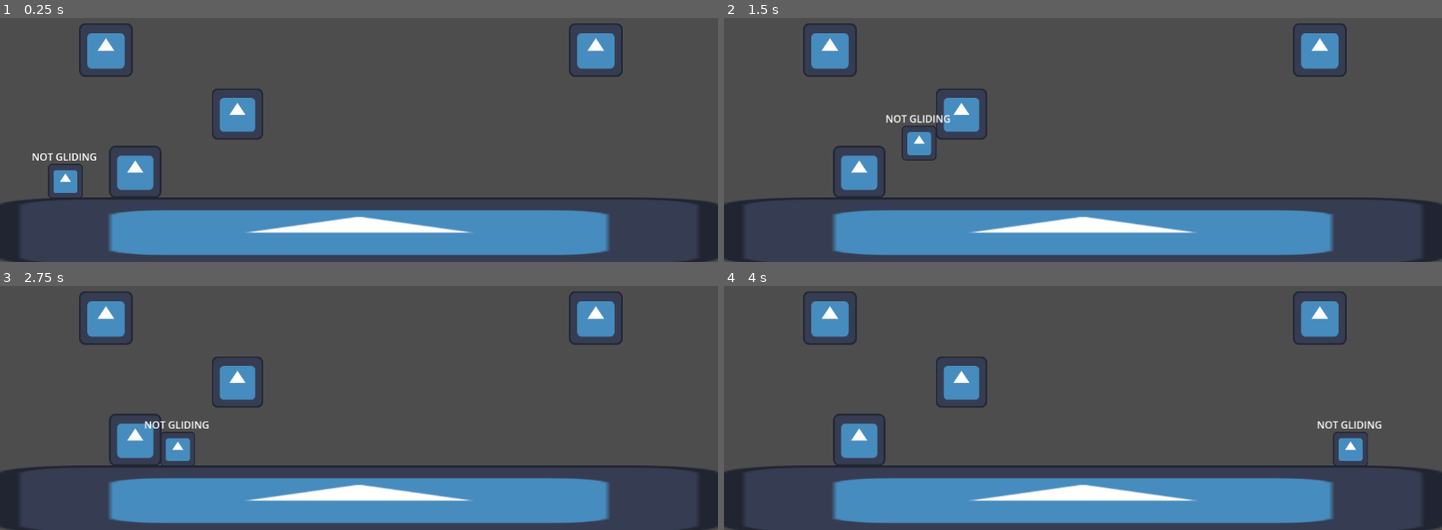
Above: before the commit, frames 1-4 (two rows, left to right).
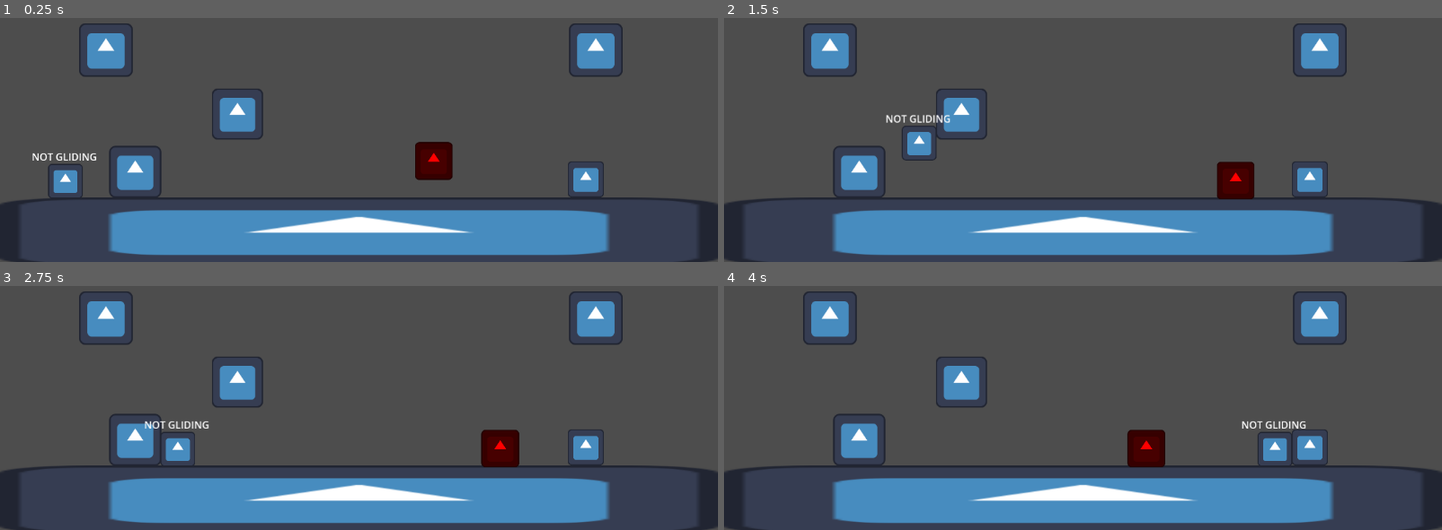
Above: after the commit, the same moments.

Repository: conor-wilson/dr-shrink
Game: Godot game, scene res://scenes/main.tscn
Two runs of this game, one before a commit and one after it. Both use one fixed random seed, a clock stepped at 60 frames per second and the inputs below. The engine's default icon, where the game draws it, is replaced by a stand-in: a white triangle on a blue panel in a dark square.
Inputs:
- Up to frame 1 (0.25 s): no input
- Up to frame 2 (1.5 s): hold Right (Right) from 0.53 s (still down); tap Space (Jump) at 0.77 s
- Up to frame 3 (2.75 s): tap Space (Jump) at 1.52 s; release Right (Right) at 2.03 s; hold Left (Left) from 2.03 s (still down)
- Up to frame 4 (4 s): release Left (Left) at 2.78 s; hold Right (Right) from 2.78 s (still down); tap Space (Jump) at 3.02, 3.77 s

The runs differ from the first frame. In frame 1, 1.3% of the frame differs, in the area x 57-85%, y 50-74%; in frame 2, 1.3%; in frame 3, 1.3%; in frame 4, 2.4%, in the area x 56-92%, y 55-75%.

Commit message:
Added basic Rat scene

Diff:
--- a/shrinker/shrinker/scenes/main.tscn
+++ b/shrinker/shrinker/scenes/main.tscn
@@ -1,7 +1,8 @@
-[gd_scene load_steps=3 format=3 uid="uid://dvedm0us3v54"]
+[gd_scene load_steps=4 format=3 uid="uid://dvedm0us3v54"]
 
 [ext_resource type="PackedScene" uid="uid://bine8ows64qgc" path="res://scenes/levels/platform.tscn" id="1_x66ke"]
 [ext_resource type="PackedScene" uid="uid://qqpy727wo2k3" path="res://scenes/entities/player.tscn" id="2_yg8x5"]
+[ext_resource type="PackedScene" uid="uid://cu4lgm6j38g3t" path="res://scenes/rat.tscn" id="3_h4ul5"]
 
 [node name="Main" type="Node2D"]
 
@@ -25,8 +26,15 @@
 position = Vector2(956, 307)
 scale = Vector2(0.676732, 0.676732)
 
+[node name="Platform6" parent="." instance=ExtResource("1_x66ke")]
+position = Vector2(940, 515)
+scale = Vector2(0.457966, 0.457966)
+
 [node name="Player" parent="." instance=ExtResource("2_yg8x5")]
 position = Vector2(110, 513)
 walk_speed = 600.0
 gravity_multiplier = 1.5
 glide_effect = 0.25
+
+[node name="Rat" parent="." instance=ExtResource("3_h4ul5")]
+position = Vector2(671, 457)
--- /dev/null
+++ b/shrinker/shrinker/scenes/rat.gd
@@ -0,0 +1,21 @@
+extends CharacterBody2D
+
+var health := 2
+var direction_x := 1
+@export var speed := 100
+
+func _process(delta : float):
+	position.x += speed * direction_x * delta
+
+func _physics_process(delta: float) -> void:
+	apply_gravity(delta)
+	move_and_slide()
+
+func apply_gravity(delta: float):
+	if not is_on_floor():
+		var vel_due_to_gravity:Vector2 = get_gravity() * delta
+		velocity += vel_due_to_gravity
+
+func _on_boarder_area_body_entered(body: Node2D) -> void:
+	if body is not CharacterBody2D:
+		direction_x = -direction_x
--- /dev/null
+++ b/shrinker/shrinker/scenes/rat.tscn
@@ -0,0 +1,30 @@
+[gd_scene load_steps=5 format=3 uid="uid://cu4lgm6j38g3t"]
+
+[ext_resource type="Script" path="res://scenes/rat.gd" id="1_026t1"]
+[ext_resource type="Texture2D" uid="uid://jav6v607tnug" path="res://icon.svg" id="1_spujb"]
+
+[sub_resource type="RectangleShape2D" id="RectangleShape2D_60jg2"]
+size = Vector2(118, 120.275)
+
+[sub_resource type="RectangleShape2D" id="RectangleShape2D_ofhsy"]
+size = Vector2(78, 20)
+
+[node name="Rat" type="CharacterBody2D"]
+script = ExtResource("1_026t1")
+
+[node name="Sprite2D" type="Sprite2D" parent="."]
+modulate = Color(1, 0, 0, 1)
+scale = Vector2(0.4759, 0.4759)
+texture = ExtResource("1_spujb")
+
+[node name="CollisionShape2D" type="CollisionShape2D" parent="."]
+position = Vector2(0, -0.461599)
+scale = Vector2(0.473275, 0.473275)
+shape = SubResource("RectangleShape2D_60jg2")
+
+[node name="BoarderArea" type="Area2D" parent="."]
+
+[node name="CollisionShape2D" type="CollisionShape2D" parent="BoarderArea"]
+shape = SubResource("RectangleShape2D_ofhsy")
+
+[connection signal="body_entered" from="BoarderArea" to="." method="_on_boarder_area_body_entered"]
